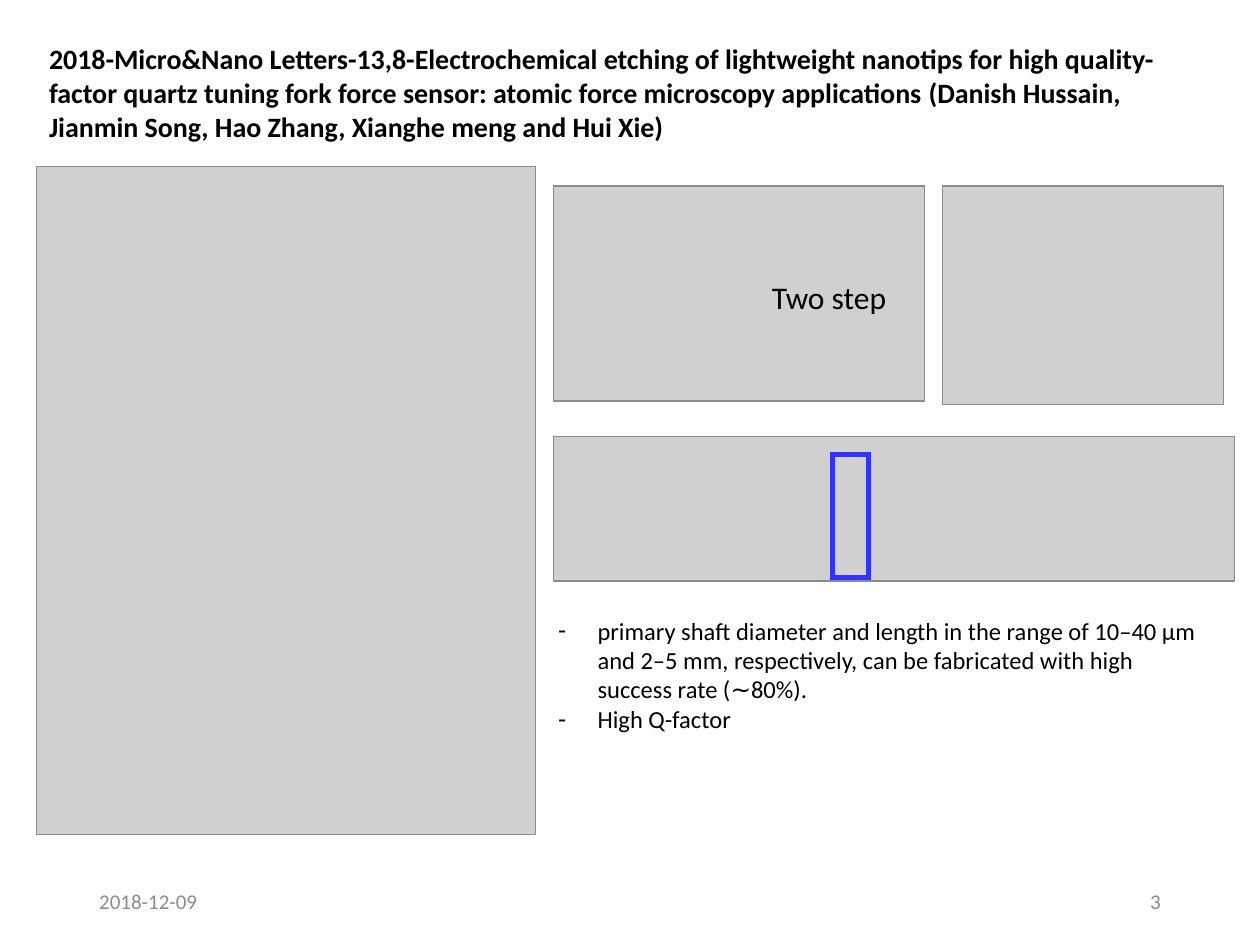
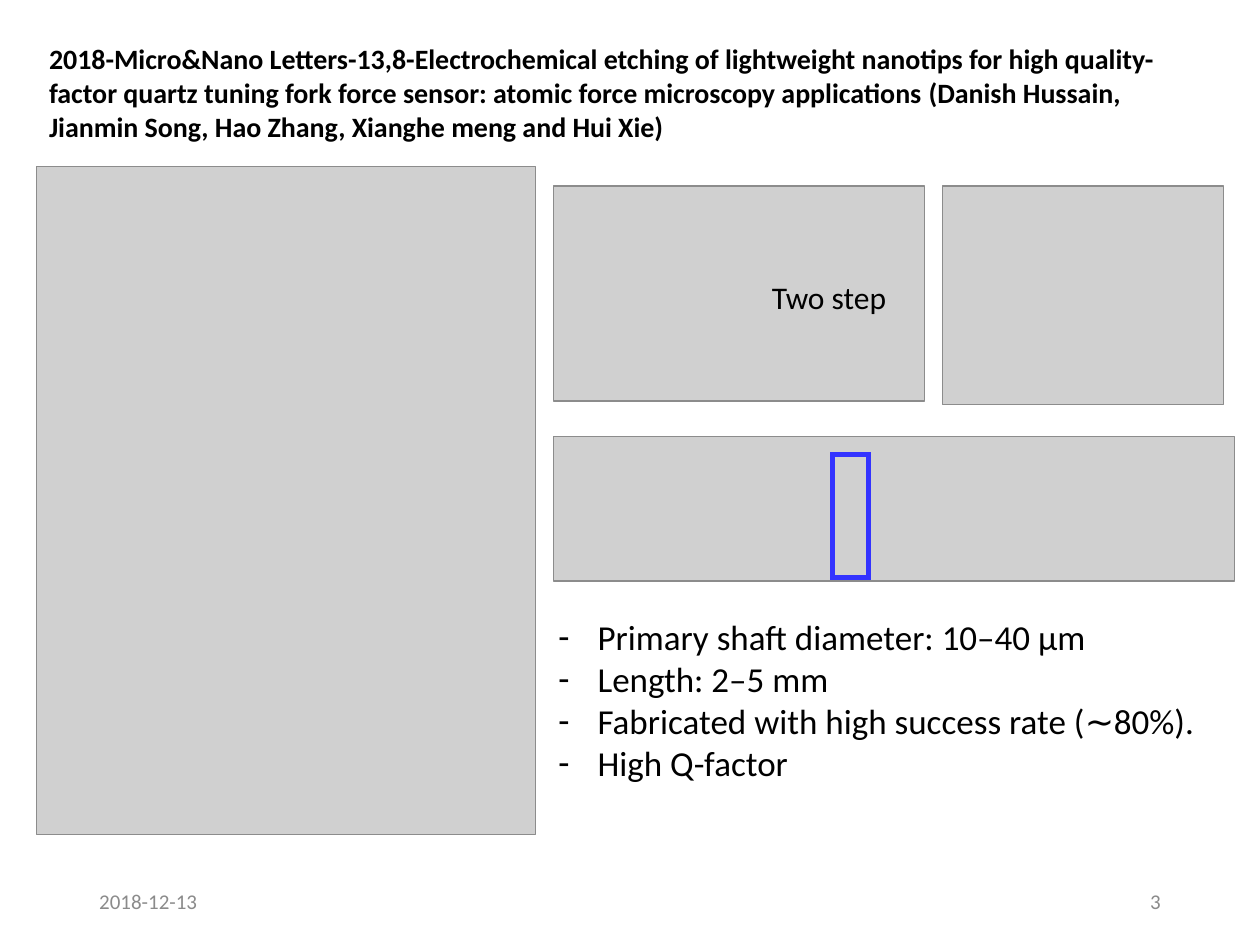
Before and after one commit to jglee96/NBTP_Lab, a slide deck: slide 3 of 랩미팅/201812/1812 W Tip 논문 정리 (Jong).pptx. Drawn at 1260x945 pixels with LibreOffice and Linux fonts; fonts in the diff are those of the drawing; grey boxes stand for pictures. Boxes give left, top, right and bottom in pixels: in the first picture for what was removed or moved away, otherwise in the second. Text is boxed around its words. In the diff, an @@ line names an element or a change of style, - is before the commit and + after.

```diff
--- a/랩미팅/201812/1812 W Tip 논문 정리 (Jong).pptx
+++ b/랩미팅/201812/1812 W Tip 논문 정리 (Jong).pptx
@@ text at box(598, 625, 1194, 740): text changed; size 14 to 20 pt @@
-– primary shaft diameter and length in the range of 10–40 μm and 2–5 mm, respectively, can be fabricated with high success rate (∼80%).
+– Primary shaft diameter: 10–40 μm
+– Length: 2–5 mm
+– Fabricated with high success rate (∼80%).
@@ text at box(598, 751, 788, 782): size 14 to 20 pt in "High Q-factor" @@
@@ text at box(99, 895, 197, 909): text changed @@
-2018-12-09
+2018-12-13
```
Also in this commit, not shown: 5 other slides changed, 1 slide added, 3 other files.
